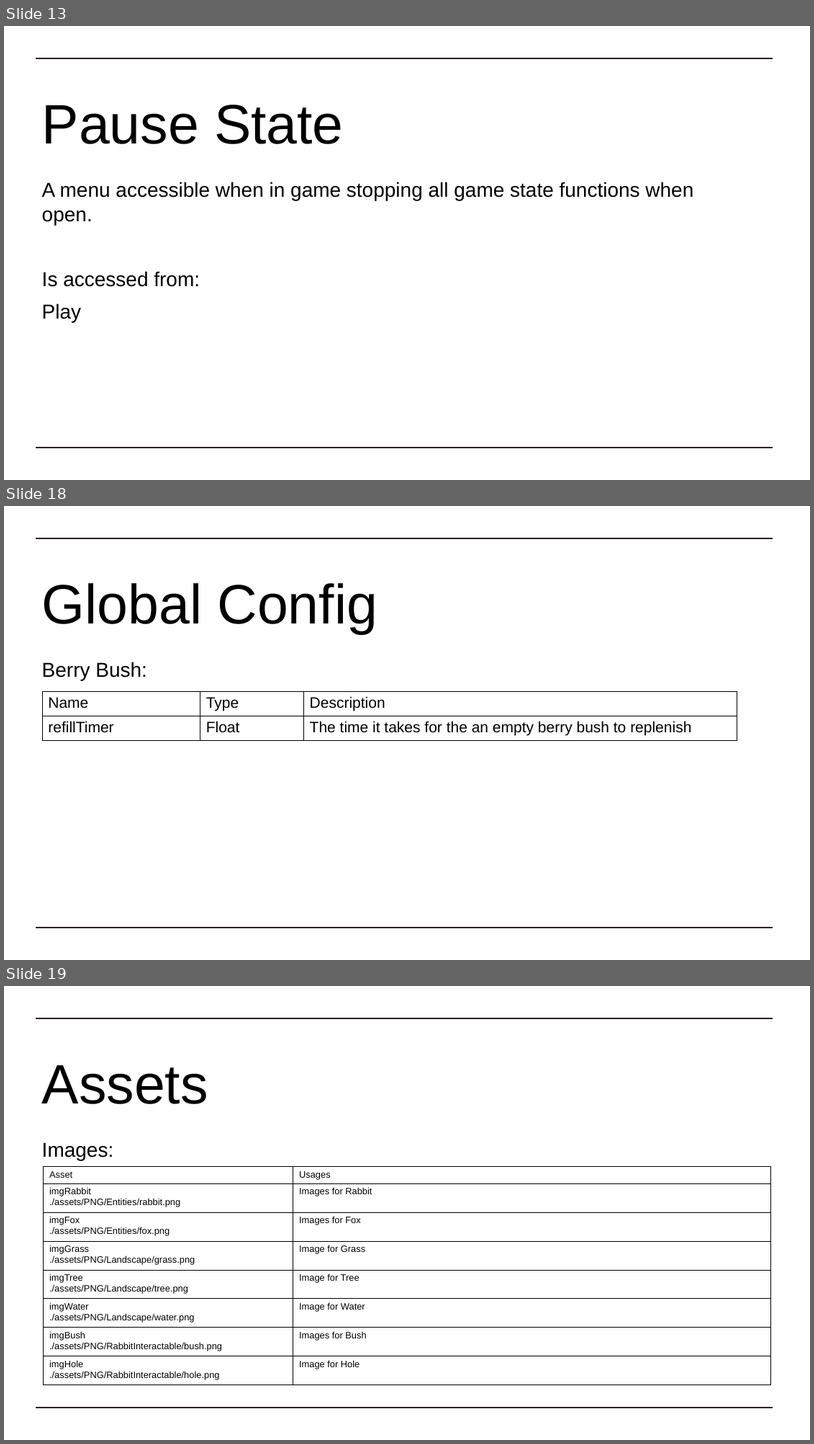
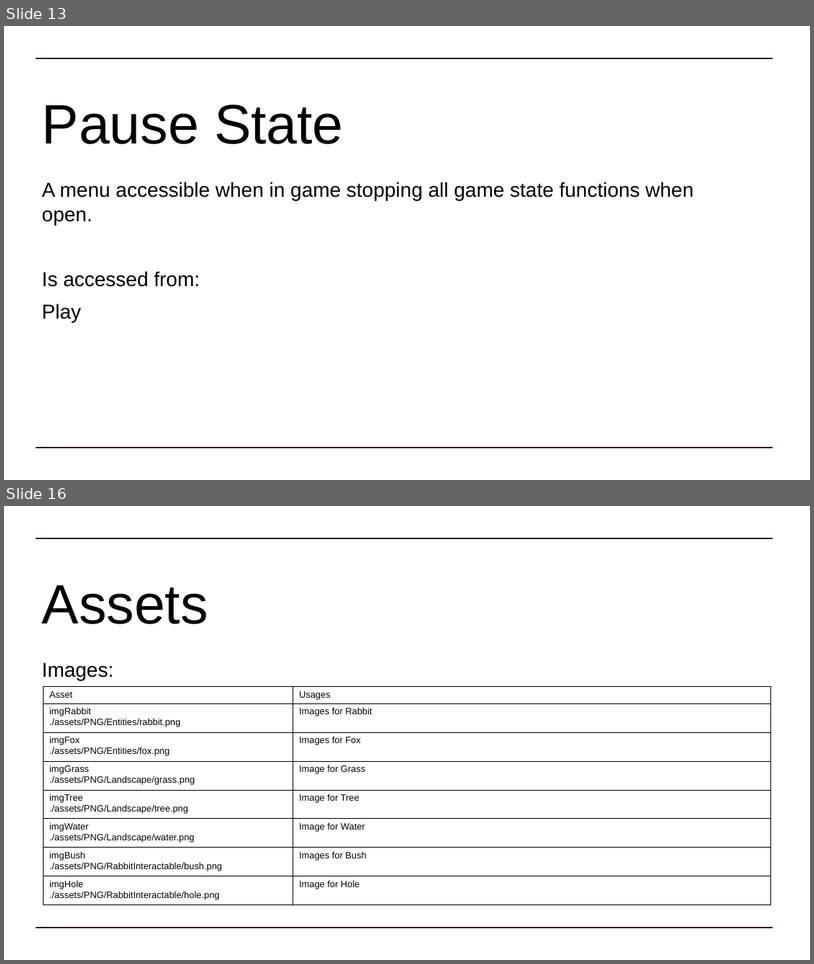
Before and after one commit to Dinoboy173/GameAI, a slide deck: Assessment/SofiWesson TDD.pptx. Shown one above the other, each under a label of ours: slides 13, 18 and 19 before the commit, slides 13 and 16 after it; the slides between them are not shown. The pictures are 814x1444 and 814x964 pixels, drawn with LibreOffice and Linux fonts; fonts in the diff are those of the drawing. Boxes give left, top, right and bottom in pixels: in the first picture for what was removed or moved away, otherwise in the second. Text is boxed around its words. In the diff, an @@ line names an element or a change of style, - is before the commit and + after.

```diff
--- a/Assessment/SofiWesson TDD.pptx
+++ b/Assessment/SofiWesson TDD.pptx
@@ slide 18 removed at <box>4,506,810,960</box>, background #FFFFFF; not listed: 2 template elements that a slide beside it also shows @@
@@ title removed at <box>42,583,377,634</box> @@
-Global Config
@@ subtitle removed at <box>42,662,147,680</box> @@
-Berry Bush:
@@ table removed at <box>42,692,736,741</box>, 2 rows, 3 columns @@
-Name | Type | Description
-refillTimer | Float | The time it takes for the an empty berry bush to replenish
@@ what was slide 19 is now slide 16 @@
```
Also in this commit, not shown: 8 slides changed, 3 slides added, 5 other slides removed, 7 other files.
